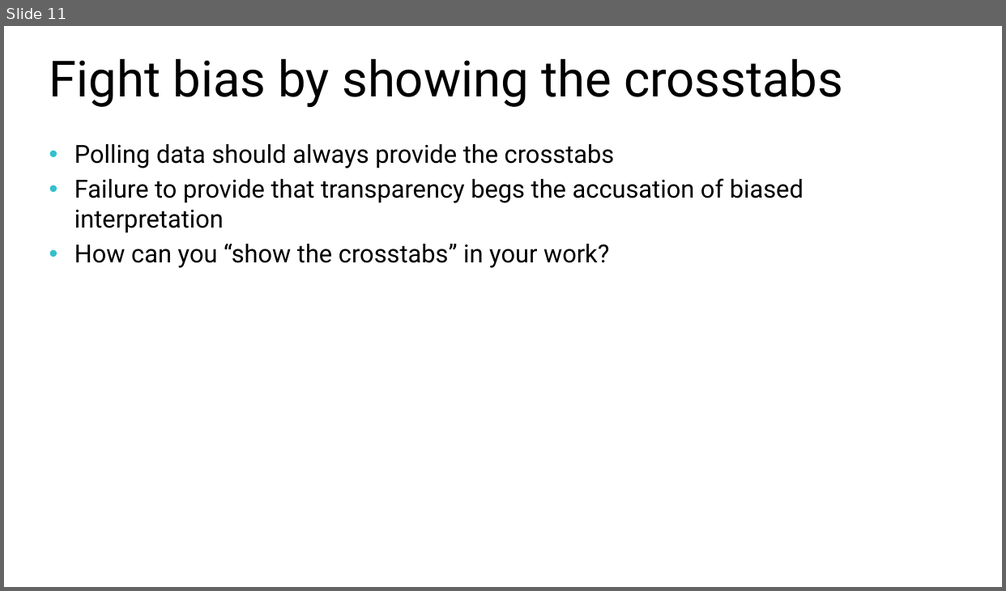
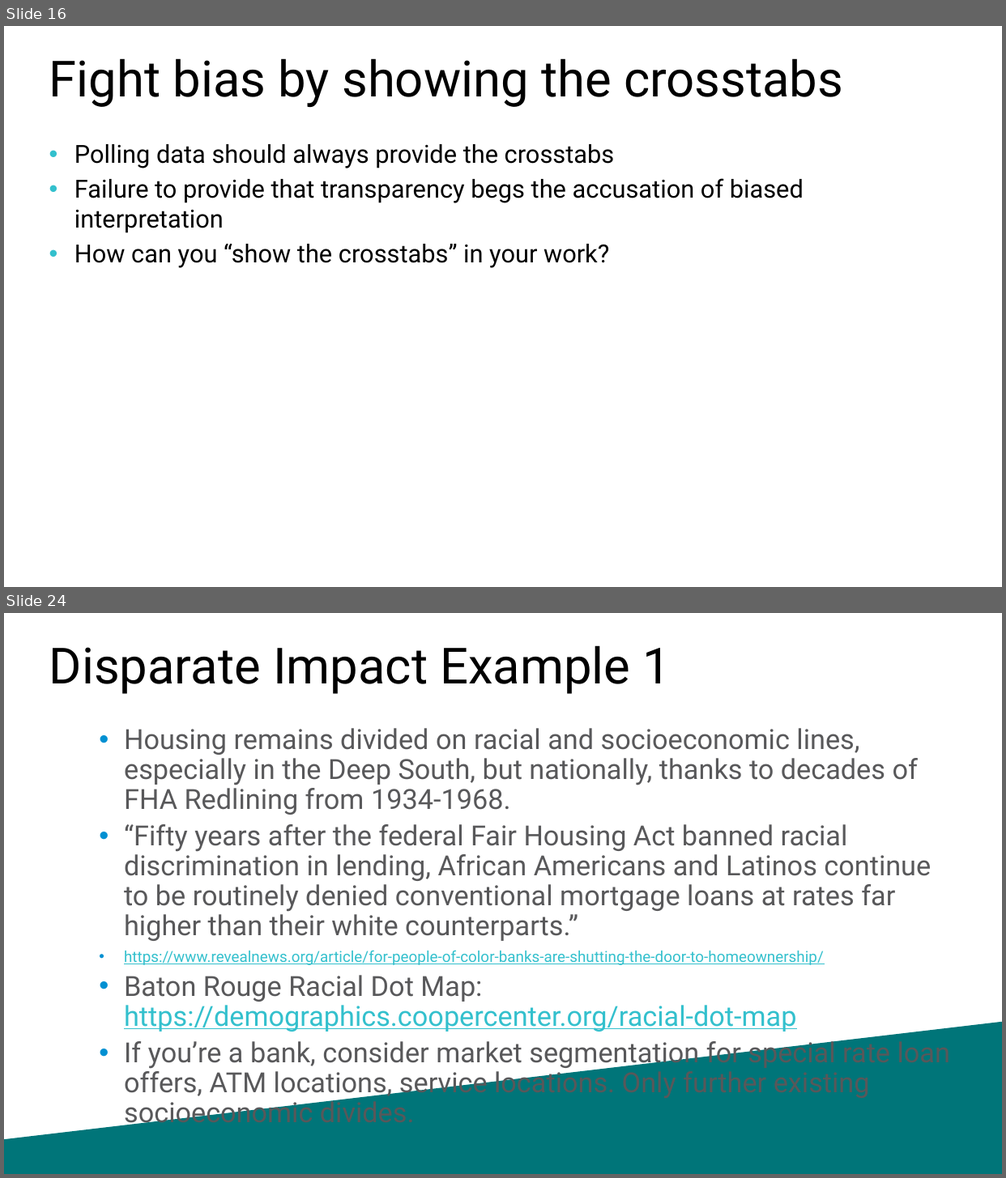
Before and after one commit to williamadba/Public-Presentations, a slide deck: SQLSat Baton Rouge BI 2020/Ethics in Modern Data.pptx. Shown one above the other, each under a label of ours: slide 11 before the commit, slides 16 and 24 after it; the slides between them are not shown. The pictures are 1006x591 and 1006x1178 pixels, drawn with LibreOffice and Linux fonts; fonts in the diff are those of the drawing. Boxes give left, top, right and bottom in pixels: in the first picture for what was removed or moved away, otherwise in the second. Text is boxed around its words. In the diff, an @@ line names an element or a change of style, - is before the commit and + after.

```diff
--- a/SQLSat Baton Rouge BI 2020/Ethics in Modern Data.pptx
+++ b/SQLSat Baton Rouge BI 2020/Ethics in Modern Data.pptx
@@ slide 24 added at (4, 613, 1002, 1174), background #FFFFFF @@
@@ title added at (49, 645, 671, 694), 36 pt, text #000000 @@
+Disparate Impact Example 1
@@ text added at (124, 728, 931, 1130), 20 pt, text #58585A @@
+  • Housing remains divided on racial and socioeconomic lines, especially in the Deep South, but nationally, thanks to decades of FHA Redlining from 1934-1968.
+  • “Fifty years after the federal Fair Housing Act banned racial discrimination in lending, African Americans and Latinos continue to be routinely denied conventional mortgage loans at rates far higher than their white counterparts.”
+  • https://www.revealnews.org/article/for-people-of-color-banks-are-shutting-the-door-to-homeownership/
+  • Baton Rouge Racial Dot Map: https://demographics.coopercenter.org/racial-dot-map
+  • If you’re a bank, consider market segmentation for special rate loan offers, ATM locations, service locations. Only further existing socioeconomic divides.
@@ freeform shape added at (4, 1022, 1002, 1174), fill #007579 @@
@@ what was slide 11 is now slide 16 @@
```
Also in this commit, not shown: 7 slides changed, 12 other slides added.
